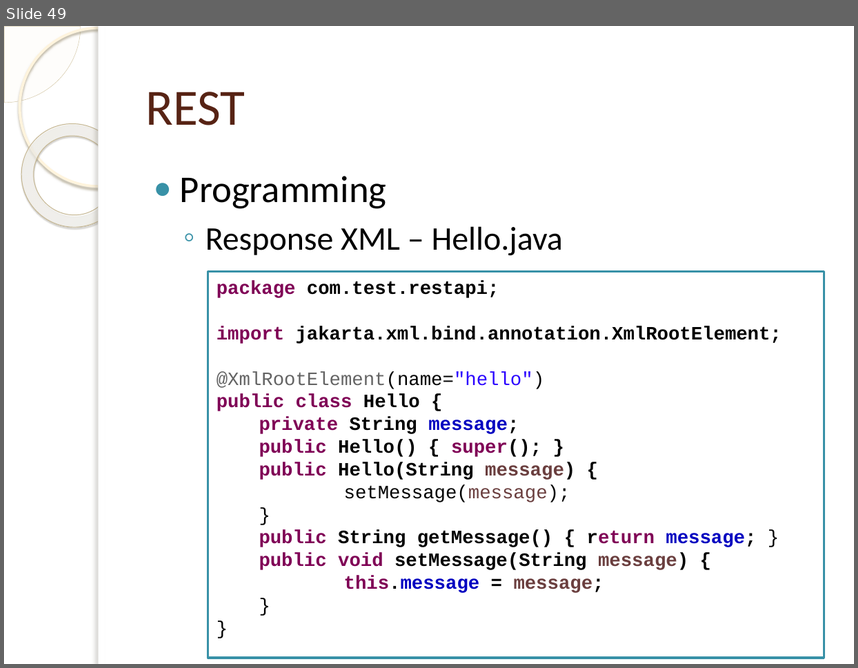
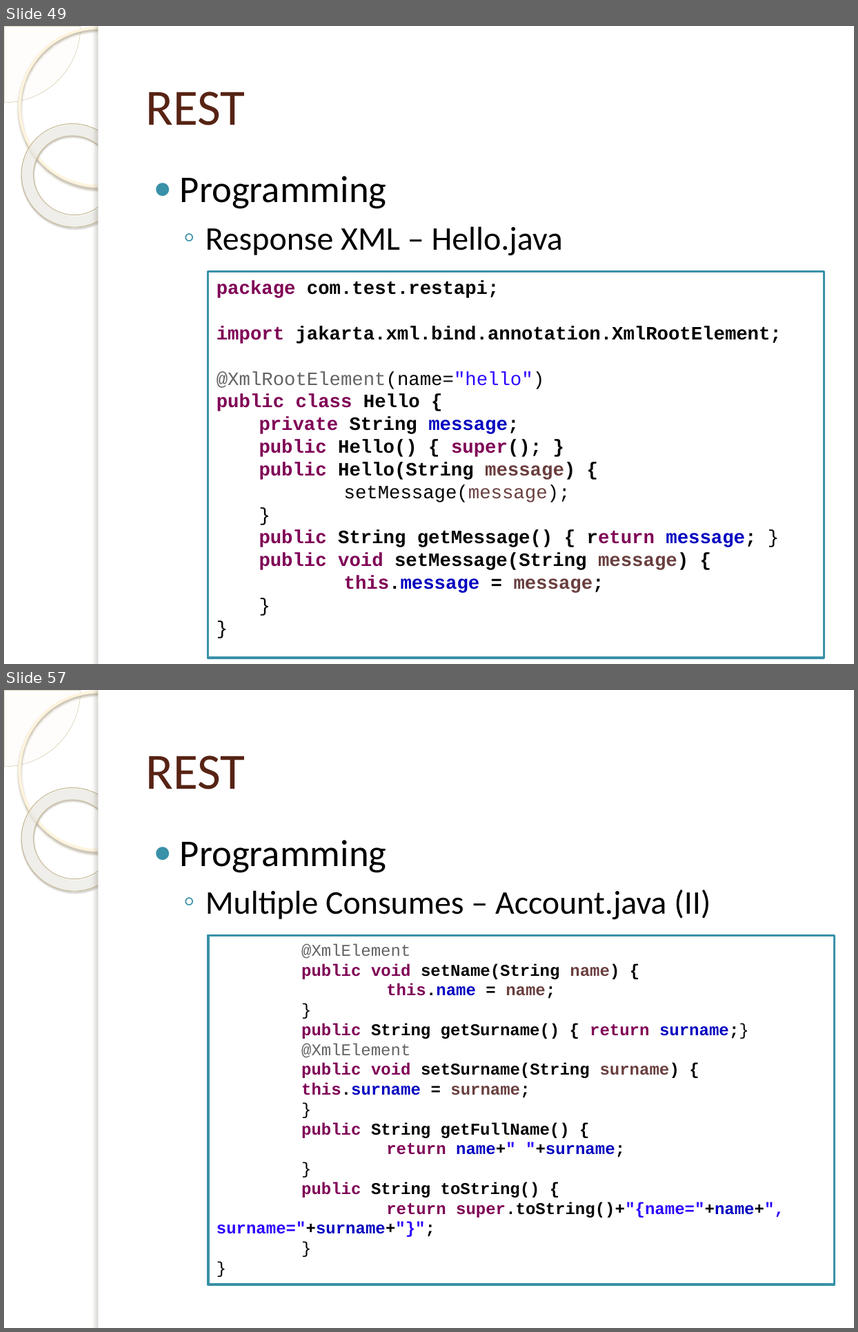
Before and after one commit to tassun/train-rest, a slide deck: Introduction to Rest.pptx. Shown one above the other, each under a label of ours: slide 49 before the commit, slides 49 and 57 after it; the slides between them are not shown. The pictures are 858x668 and 858x1332 pixels, drawn with LibreOffice and Linux fonts; fonts in the diff are those of the drawing; background and template pictures are left out. Boxes give left, top, right and bottom in pixels: in the first picture for what was removed or moved away, otherwise in the second. Text is boxed around its words. In the diff, an @@ line names an element or a change of style, - is before the commit and + after.

```diff
--- a/Introduction to Rest.pptx
+++ b/Introduction to Rest.pptx
@@ slide 57 added at bbox=[4, 690, 854, 1328], background picture (left out); not listed: 5 template elements that a slide beside it also shows @@
@@ title added at bbox=[146, 756, 245, 789], 43 pt, text #572314 @@
+REST
@@ text added at bbox=[180, 840, 711, 920], 28 pt, text #000000 @@
+● Programming
+  ◦ Multiple Consumes – Account.java (II)
@@ rectangle added at bbox=[208, 935, 835, 1284], outline #3891A7 2 pt, 14 pt, text #000000, bold @@
+@XmlElement
+public void setName(String name) {
+this.name = name;
+}
+public String getSurname() { return surname;}
+@XmlElement
+public void setSurname(String surname) {
+this.surname = surname;
+}
+public String getFullName() {
+return name+" "+surname;
+}
+public String toString() {
+return super.toString()+"{name="+name+", surname="+surname+"}";
+}
+}
```
Also in this commit, not shown: 7 other slides added, 1 other file.
